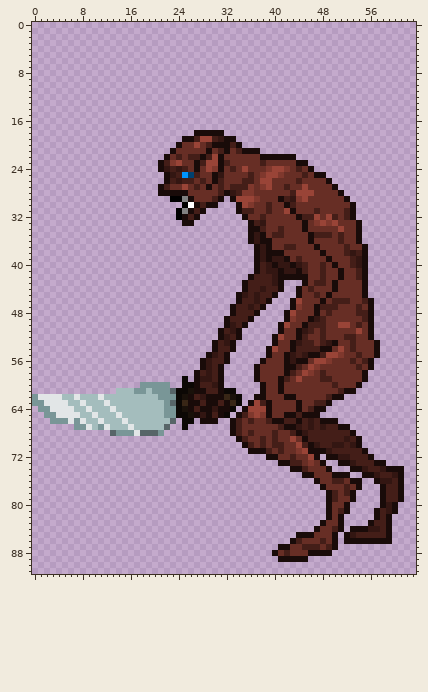
File history of a sprite sheet, graphics/enemies/goblin3.png. This is how it looked before the edit.
The file is 64x92 pixels.
Once edited:
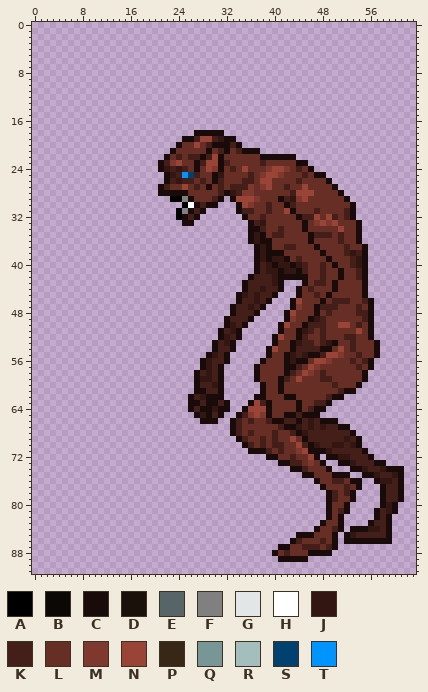
Palette (. is transparent): A #000000  B #0c0805  C #190b09  D #19110a  E #576568  F #808080  G #e2e6e7  H #ffffff  J #331612  K #441e18  L #672e25  M #7f382d  N #994437  P #382616  Q #799697  R #a4bdbd  S #004170  T #0094ff
The exact change:
@@ x 0..36 @@
 58 ...........................CKJKC.....
-59 .........................B.CJJKC.....
-60 ..................QQQQQ..BBCKKJC.....
-61 ..............RRRQQRQQQEBBDCCKKCBB...
-62 QGGGGRRGRRRGRRRRRRRRRQQQBDCKJCCCPDB..
-63 QQGGGGRRGRRRGRRRRRRRRRQEBPCCKCCKCPB.C
-64 .QQGGGGRRGRRRGRRRRRRRRQQBDCKCCJCCB.CN
-65 ..QQGGGGRRGRRRGRRRRRRRQQBBDCJCKCB.CKM
-66 ...QQQGQGRRGRRRGRRRRRRRE.BB.CCC..CKLK
-67 .......QQGRQGRRRGRRRRRE..B.......CKLL
-68 .............EQQQGEEEQ...........CKLK
+59 ...........................CJJKC.....
+60 ...........................CKKJC.....
+61 ...........................CCKKC.....
+62 ..........................CKJCCC.....
+63 ..........................CCKCCKC...C
+64 ..........................CKCCJCC..CN
+65 ...........................CJCKC..CKM
+66 ............................CCC..CKLK
+67 .................................CKLL
+68 .................................CKLK
 69 ..................................CKL
